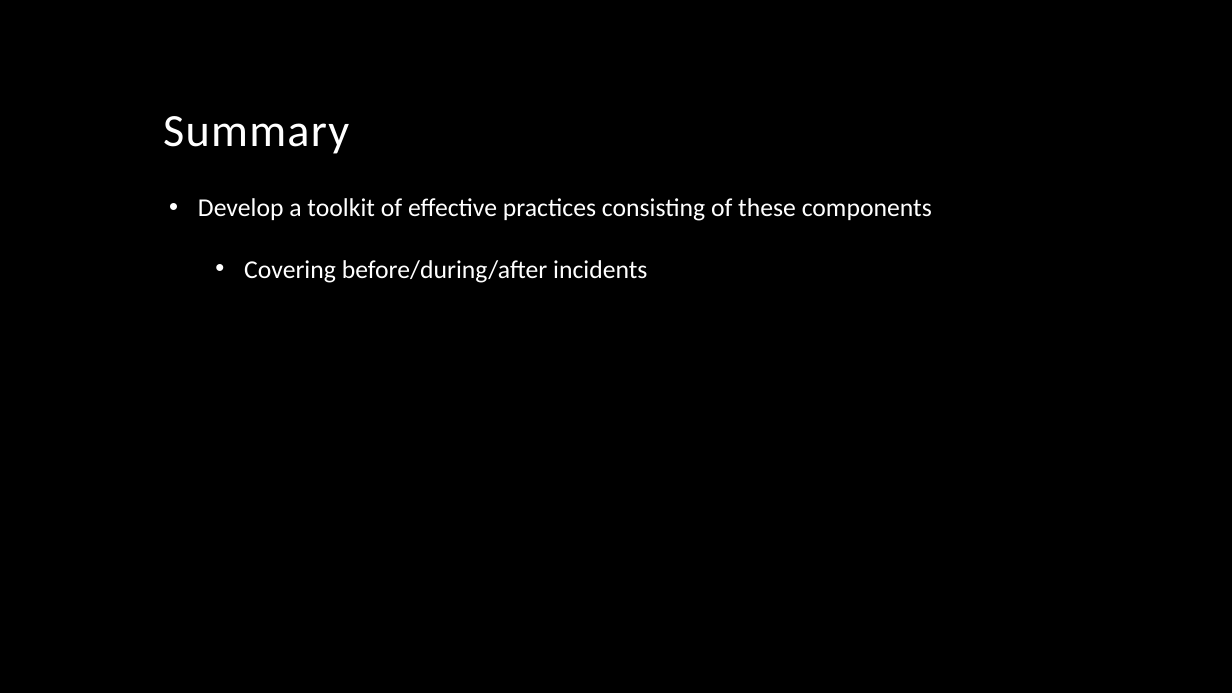
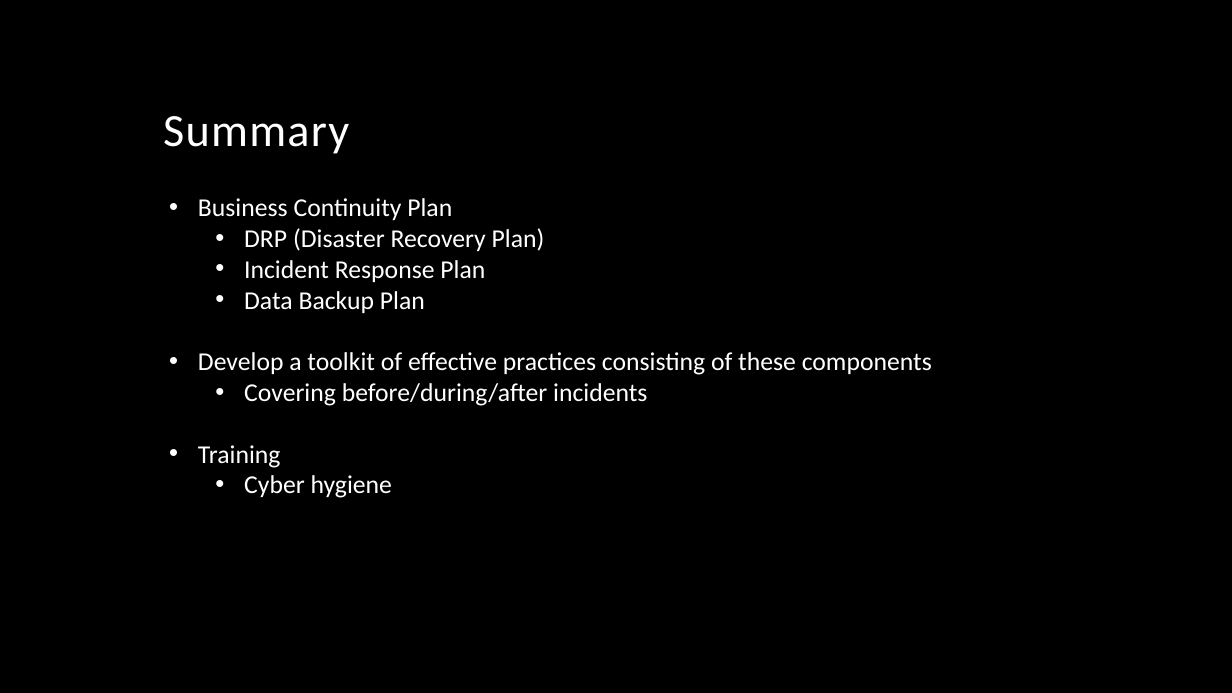
Before and after one commit to keiranwyllie/bootcamp, a slide deck: slide 7 of SSCP - Incident Response.pptx. Drawn at 1232x693 pixels with LibreOffice and Linux fonts; fonts in the diff are those of the drawing; background and template pictures are left out. Boxes give left, top, right and bottom in pixels: in the first picture for what was removed or moved away, otherwise in the second. Text is boxed around its words. In the diff, an @@ line names an element or a change of style, - is before the commit and + after.

```diff
--- a/SSCP - Incident Response.pptx
+++ b/SSCP - Incident Response.pptx
@@ text at bbox=[198, 198, 545, 313]: paragraphs added @@
+  • Business Continuity Plan
+    • DRP (Disaster Recovery Plan)
+    • Incident Response Plan
+    • Data Backup Plan
@@ text at bbox=[198, 445, 392, 498]: paragraphs added @@
+  • Training
+    • Cyber hygiene
```
Also in this commit, not shown: 1 other slide changed.
